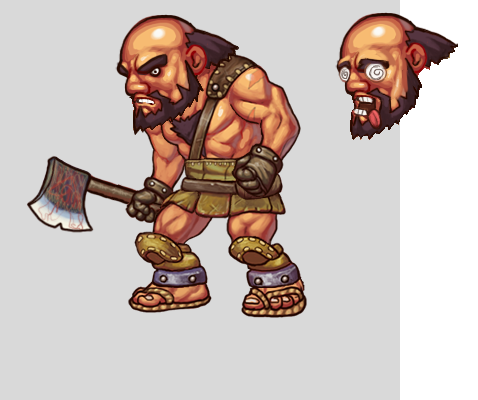
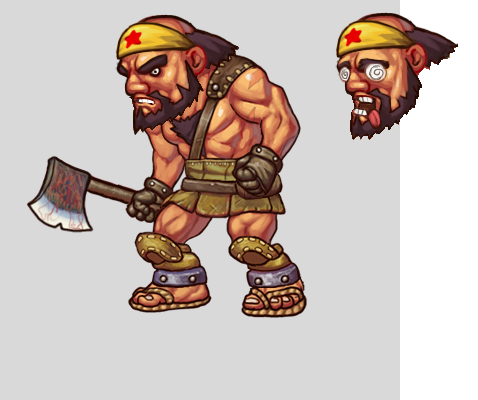
Layers edited between the first and the second 478x400 image:
renamed "图层 12" to "图层 20 副本", painted on it over (335, 19, 418, 58)
painted on "图层 5" over (115, 21, 198, 60)
